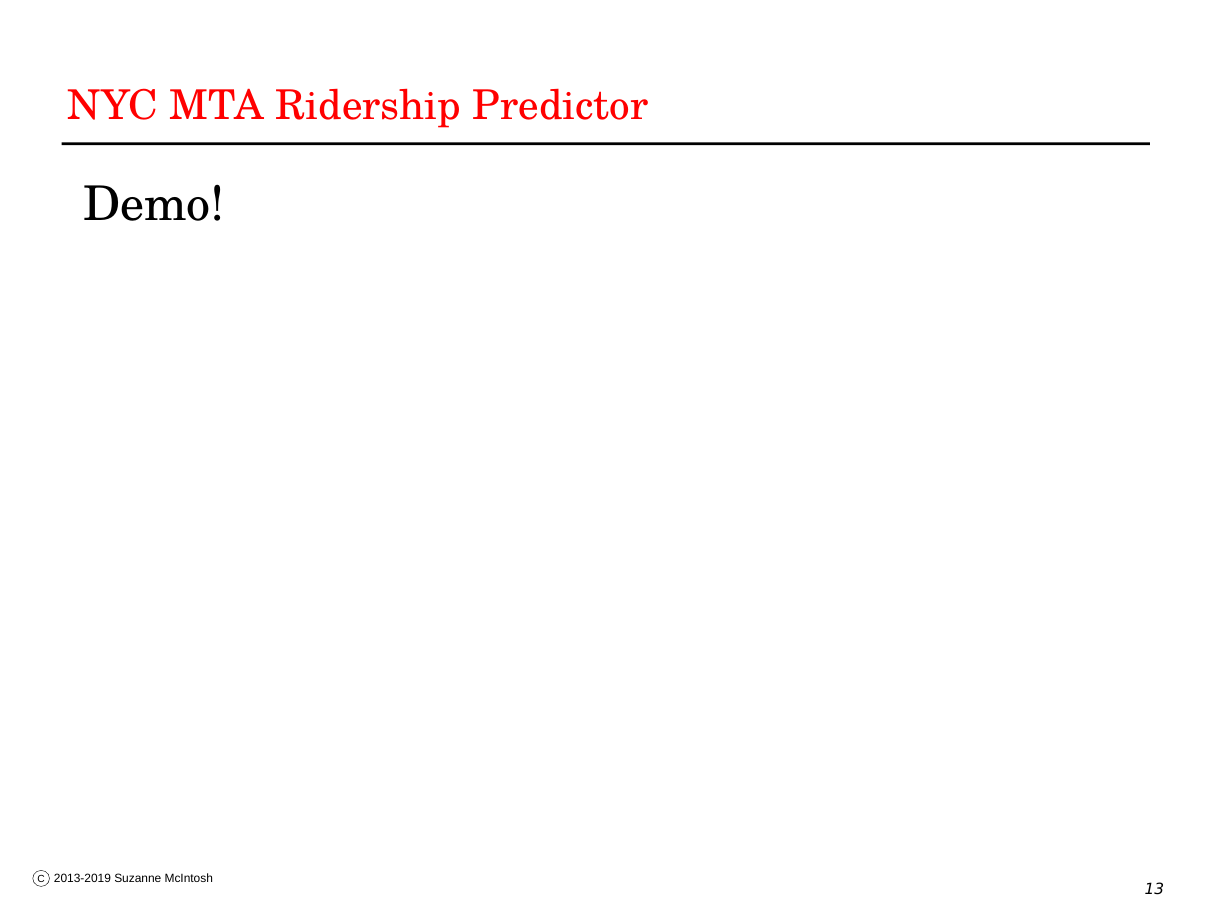
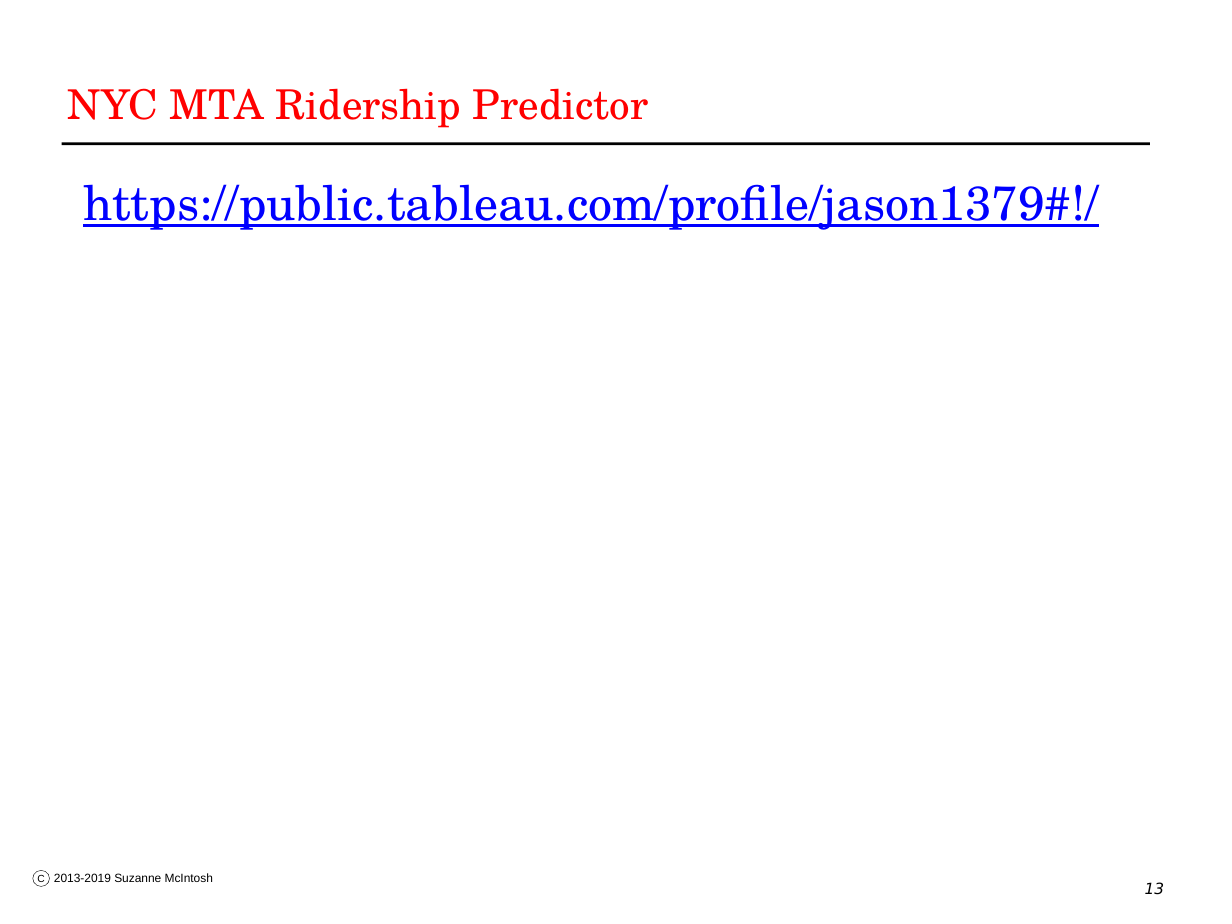
Before and after one commit to mrchowmein/MTA-Weekly-Ridership-Predictor, a slide deck: slide 13 of slides/ChanGomezMTAPredictorSlides.pptx. Drawn at 1232x924 pixels with LibreOffice and Linux fonts; fonts in the diff are those of the drawing. Boxes give left, top, right and bottom in pixels: in the first picture for what was removed or moved away, otherwise in the second. Text is boxed around its words. In the diff, an @@ line names an element or a change of style, - is before the commit and + after.

Commit message:
added tableau link

```diff
--- a/slides/ChanGomezMTAPredictorSlides.pptx
+++ b/slides/ChanGomezMTAPredictorSlides.pptx
@@ text at box(83, 184, 1099, 230): text changed; text colour #000000 to #0000FF @@
-Demo!
+https://public.tableau.com/profile/jason1379#!/
```
